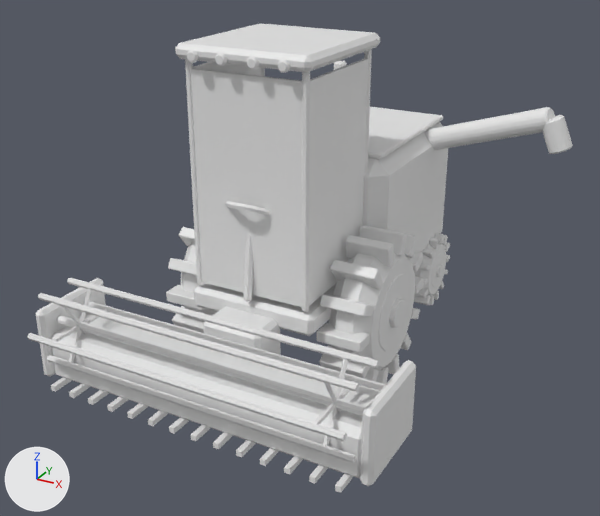
What one commit did to the FBX model art/tools/out/combine.fbx.
Both versions are drawn from a camera (50 mm lens) standing at (8.52, -15.26, 10.05) and looking at (0.34, -0.39, 2.61). Lighting does not change. The marker at lower left points along +X, +Y and +Z. The older version comes first.

The first picture shows 'Accent', 'Accent2', 'Accent2#Drum', 'Accent2#Spin1', 'Chrome', 'Dark', 'Glass', 'Light', 'Rubber#Spin1', 'Rubber#Spin2', 'Rubber#Spin3' and 4 more.
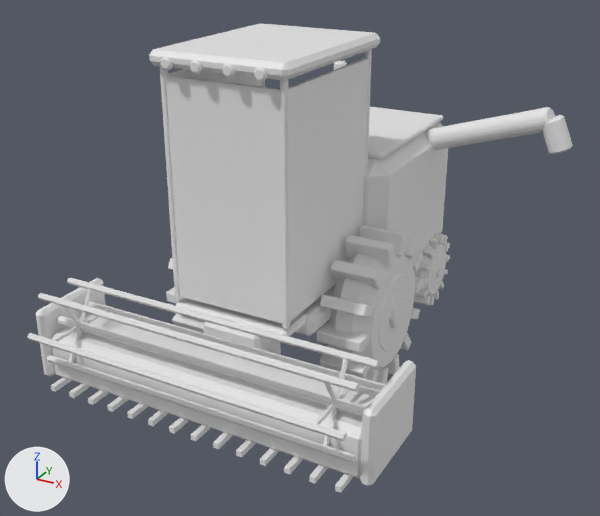
Commit message: Combine cab reaches past the steering wheel

Where the change shows, as pixel boxes (x1, y1, x2, y2) in the pictures (600 x 516 px; the box of a moved part takes in the faces that stretch with it):
'Glass', reshaped (14% wider, 6% taller)
    before: (191, 58, 368, 307)
    after: (166, 58, 368, 323)
'Light', moved
    before: (187, 50, 290, 73)
    after: (161, 57, 267, 81)
part 1 of me_accent, moved or reshaped
    before: (175, 23, 380, 72)
    after: (149, 23, 380, 81)
part 2 of me_dark, moved or reshaped
    before: (302, 72, 310, 312)
    after: (280, 80, 290, 329)
part 3 of me_dark, moved or reshaped
    before: (185, 59, 204, 286)
    after: (160, 66, 182, 300)
part 4 of me_dark, added
    after: (176, 298, 320, 336)
part 6 of me_glass, moved or reshaped
    before: (191, 68, 302, 307)
    after: (166, 76, 282, 323)
part 7 of me_glass, moved or reshaped
    before: (309, 58, 368, 306)
    after: (288, 58, 368, 322)
part 8 of me_glass, moved or reshaped
    before: (193, 62, 261, 76)
    after: (168, 69, 262, 87)
'Rubber#Spin2', unchanged, covered by the edit
    before: (166, 227, 217, 333)
    after: (166, 258, 205, 333)

The change in detail:
me_dark is used by ob_dark; location (0.0, 0.0, 0.0).
me_dark had 272 vertices, 298 faces and spanned x -3.75..3.75, y -4.2..1.0, z 0.35..7.1.
me_dark now has 296 vertices, 324 faces and spans x -3.75..3.75, y -4.2..1.0, z 0.35..7.1.
me_dark part 2: the loose piece of 36 vertices spanning x 1.22..1.38, y -1.97..-1.83, z 2.2..7.1 is moved by (0.0, -0.8, 0.0).
me_dark part 3: the loose piece of 36 vertices spanning x -1.38..-1.22, y -1.97..-1.83, z 2.2..7.1 is moved by (0.0, -0.8, 0.0).
me_dark part 4: a new loose piece of 24 vertices spanning x -1.35..1.35, y -2.8..-1.2, z 1.95..2.15.
me_glass is used by ob_glass; location (0.0, 0.0, 0.0).
Before the commit, vertices of me_glass: 10 (1.34, -1.85, 2.3) at pixel (308, 306), 11 (1.34, -1.85, 6.9) at pixel (309, 81), 14 (1.26, -1.85, 2.3), 15 (1.26, -1.85, 6.9).
Before the commit, vertices of me_glass: 18 (-1.26, -1.85, 2.3), 19 (-1.26, -1.85, 6.9) at pixel (192, 68), 22 (-1.34, -1.85, 2.3), 23 (-1.34, -1.85, 6.9).
me_glass had 24 vertices, 18 faces and spanned x -1.34..1.34, y -1.94..0.75, z 2.3..6.9.
me_glass now has 24 vertices, 18 faces and spans x -1.34..1.34, y -2.74..0.75, z 2.3..6.9.
me_glass part 6: the loose piece of 8 vertices spanning x -1.25..1.25, y -1.94..-1.86, z 2.3..6.9 is moved by (0.0, -0.8, 0.0).
Part 7, on me_glass:
Vertices 10, 11, 14, 15 of me_glass move by (0.0, -0.8, 0.0).
Part 8, on me_glass:
Vertices 18, 19, 22, 23 of me_glass move by (0.0, -0.8, 0.0).
me_accent has 216 vertices, 228 faces and spans x -3.93..5.13, y -4.3..5.3, z 0.4..7.4.
me_accent is used by ob_accent; location (0.0, 0.0, 0.0).
me_accent part 1: all 12 vertices in x -1.5..1.5, y -2.15..-2.05, z 7.1..7.4 are moved by (0.0, -0.8, 0.0).
me_light is used by ob_light; location (0.0, 0.0, 0.0).
me_light had 192 vertices, 200 faces and spanned x -1.12..1.12, y -2.25..-2.12, z 7.08..7.32.
me_light now has 192 vertices, 200 faces and spans x -1.12..1.12, y -3.05..-2.92, z 7.08..7.32.
me_light part 5: the whole mesh is moved by (0.0, -0.8, 0.0).
